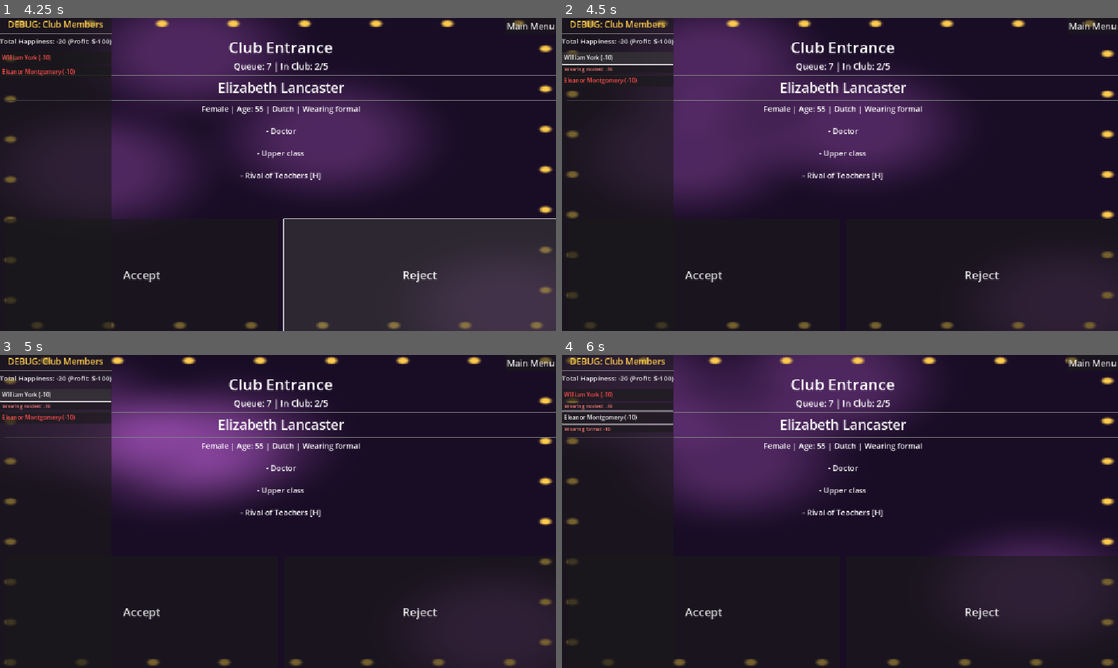
Above: before the commit, frames 1-4 (two rows, left to right).
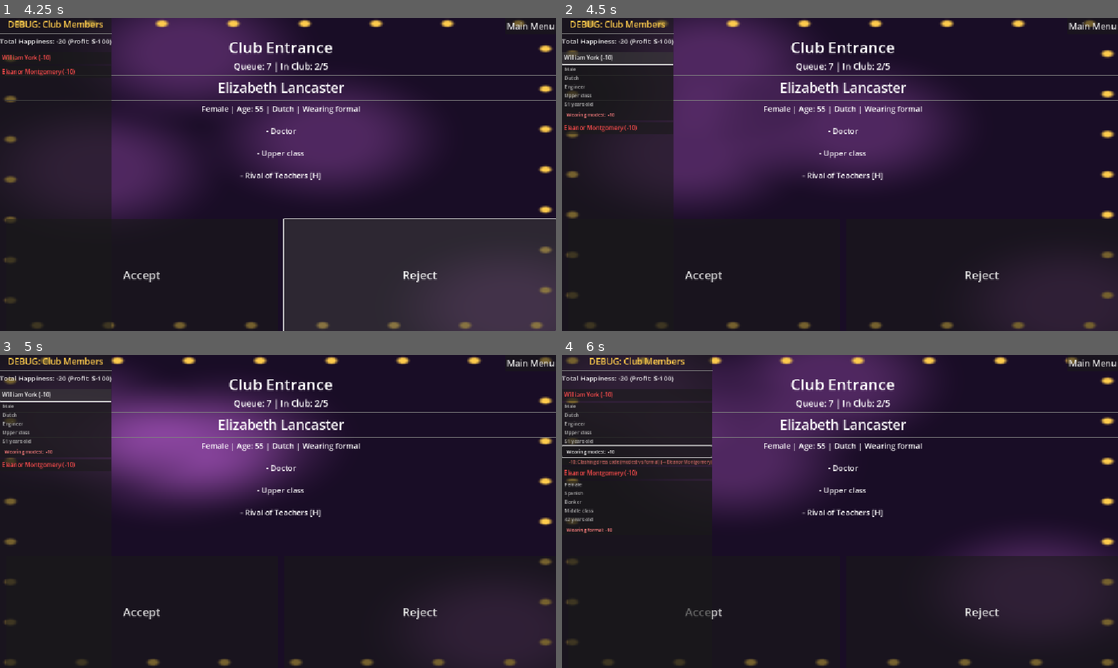
Above: after the commit, the same moments.

Repository: nunu-ai/ggj-2026-unmasked
Game: Godot game, scene res://scenes/main_menu.tscn
Same seed, same stepped clock (60 frames per second), same inputs: the game is played once before the commit and once after it.
Inputs (mouse positions are in pixels of both pictures, inside the frame that each line leads up to):
- Up to frame 1 (4.25 s): click "New Game" at 0.5 s; click "Start Day" at 1.25 s; click "Accept" at 2 s; click "Accept" at 2.75 s; click "Reject" at 3.5 s
- Up to frame 2 (4.5 s): click "William York (-10)" at 4.25 s
- Up to frame 3 (5 s): no input
- Up to frame 4 (6 s): click "Eleanor Montgomery (-10)" at 5 s; click (617, 452) at 5.75 s, where only the run after the commit has a clickable "Wearing modest: -10"

Frame 1 is identical in both runs. In frame 2, 0.6% of the frame differs, in the area x 0-14%, y 15-38%; in frame 3, 0.7%; in frame 4, 5.2%, in the area x 0-28%, y 0-100%.

Commit message:
detailed debugger

Diff:
--- a/scripts/debug_panel.gd
+++ b/scripts/debug_panel.gd
@@ -31,21 +31,25 @@
 		for person in day.in_club:
 			# Calculate individual happiness contribution using the combined trait set
 			var individual_score = 0
-			var trait_scores: Array[Dictionary] = []
+			var trait_data: Array[Dictionary] = []
 
 			for t in person.traits:
 				var score = t.calc_score(combined_trait_set)
+				var explanations = t.explain_score(combined_trait_set, day.in_club)
 				individual_score += score
-				if score != 0:
-					trait_scores.append({"trait": t, "score": score})
+				trait_data.append({
+					"trait": t,
+					"score": score,
+					"explanations": explanations
+				})
 
 			# Create expandable entry for this person
-			var entry = _create_person_debug_entry(person, individual_score, trait_scores)
+			var entry = _create_person_debug_entry(person, individual_score, trait_data)
 			members_list.add_child(entry)
 
 
 ## Creates a clickable debug entry for a person with expandable trait breakdown
-func _create_person_debug_entry(person: Person, total_score: int, trait_scores: Array[Dictionary]) -> Control:
+func _create_person_debug_entry(person: Person, total_score: int, trait_data: Array[Dictionary]) -> Control:
 	var container = VBoxContainer.new()
 
 	# Header button showing person name and total score
@@ -71,27 +75,22 @@
 	var details_vbox = VBoxContainer.new()
 	details_panel.add_child(details_vbox)
 
-	if trait_scores.is_empty():
-		var no_effect_label = Label.new()
-		no_effect_label.text = "  No trait effects"
-		no_effect_label.add_theme_font_size_override("font_size", 10)
-		no_effect_label.add_theme_color_override("font_color", Color(0.7, 0.7, 0.7))
-		details_vbox.add_child(no_effect_label)
+	# Show ALL traits, grouped by whether they affect score
+	if trait_data.is_empty():
+		var no_traits_label = Label.new()
+		no_traits_label.text = "  No traits"
+		no_traits_label.add_theme_font_size_override("font_size", 10)
+		no_traits_label.add_theme_color_override("font_color", Color(0.7, 0.7, 0.7))
+		details_vbox.add_child(no_traits_label)
 	else:
-		for ts in trait_scores:
-			var trait_label = Label.new()
-			var t: Trait = ts["trait"]
-			var score: int = ts["score"]
-			var prefix = "+" if score > 0 else ""
-			trait_label.text = "  %s: %s%d" % [t.description(), prefix, score]
-			trait_label.add_theme_font_size_override("font_size", 10)
+		for td in trait_data:
+			var t: Trait = td["trait"]
+			var score: int = td["score"]
+			var explanations: Array = td["explanations"]
 
-			if score > 0:
-				trait_label.add_theme_color_override("font_color", Color(0.5, 1.0, 0.5))
-			else:
-				trait_label.add_theme_color_override("font_color", Color(1.0, 0.5, 0.5))
-
-			details_vbox.add_child(trait_label)
+			# Create entry for this trait
+			var trait_entry = _create_trait_entry(t, score, explanations)
+			details_vbox.add_child(trait_entry)
 
 	container.add_child(details_panel)
 
@@ -99,3 +98,76 @@
 	header_btn.pressed.connect(func(): details_panel.visible = not details_panel.visible)
 
 	return container
+
+
+## Creates a trait entry, expandable if it has score effects
+func _create_trait_entry(t: Trait, score: int, explanations: Array) -> Control:
+	var has_effect = score != 0
+
+	if not has_effect:
+		# Simple label for traits without score effects
+		var trait_label = Label.new()
+		trait_label.text = "  %s" % t.display_value()
+		trait_label.add_theme_font_size_override("font_size", 10)
+		trait_label.add_theme_color_override("font_color", Color(0.7, 0.7, 0.7))
+		return trait_label
+
+	# Expandable entry for traits with score effects
+	var trait_container = VBoxContainer.new()
+
+	var trait_btn = Button.new()
+	var prefix = "+" if score > 0 else ""
+	trait_btn.text = "  %s: %s%d" % [t.display_value(), prefix, score]
+	trait_btn.alignment = HORIZONTAL_ALIGNMENT_LEFT
+	trait_btn.add_theme_font_size_override("font_size", 10)
+	trait_btn.flat = true
+
+	if score > 0:
+		trait_btn.add_theme_color_override("font_color", Color(0.5, 1.0, 0.5))
+	else:
+		trait_btn.add_theme_color_override("font_color", Color(1.0, 0.5, 0.5))
+
+	trait_container.add_child(trait_btn)
+
+	# Explanation panel (hidden by default)
+	var explain_panel = PanelContainer.new()
+	explain_panel.visible = false
+
+	var explain_vbox = VBoxContainer.new()
+	explain_panel.add_child(explain_vbox)
+
+	if explanations.is_empty():
+		var no_explain_label = Label.new()
+		no_explain_label.text = "      (no details available)"
+		no_explain_label.add_theme_font_size_override("font_size", 9)
+		no_explain_label.add_theme_color_override("font_color", Color(0.6, 0.6, 0.6))
+		explain_vbox.add_child(no_explain_label)
+	else:
+		for expl in explanations:
+			var reason: String = expl["reason"]
+			var expl_score: int = expl["score"]
+			var triggered_by = expl["triggered_by"]  # Person or null
+
+			var explain_label = Label.new()
+			var expl_prefix = "+" if expl_score > 0 else ""
+
+			if triggered_by != null:
+				explain_label.text = "      %s%d: %s (→ %s)" % [expl_prefix, expl_score, reason, triggered_by.name]
+			else:
+				explain_label.text = "      %s%d: %s" % [expl_prefix, expl_score, reason]
+
+			explain_label.add_theme_font_size_override("font_size", 9)
+
+			if expl_score > 0:
+				explain_label.add_theme_color_override("font_color", Color(0.4, 0.8, 0.4))
+			else:
+				explain_label.add_theme_color_override("font_color", Color(0.8, 0.4, 0.4))
+
+			explain_vbox.add_child(explain_label)
+
+	trait_container.add_child(explain_panel)
+
+	# Connect button to toggle explanation visibility
+	trait_btn.pressed.connect(func(): explain_panel.visible = not explain_panel.visible)
+
+	return trait_container
--- a/scripts/engine/trait.gd
+++ b/scripts/engine/trait.gd
@@ -2,6 +2,12 @@
 
 func name():
 	return "Base Trait"
+
+
+## Returns the display value of this trait (e.g., "Male" instead of "Gender")
+## Override in subclasses that have specific values
+func display_value():
+	return description()
 
 
 func tags():
@@ -23,3 +29,17 @@
 
 func calc_score(_trait_set: TraitSet) -> float:
 	return 0.0
+
+
+## Returns detailed breakdown of score with reasons and who triggered it
+## Each entry: { "reason": String, "score": int, "triggered_by": Person or null }
+func explain_score(_trait_set: TraitSet, _all_people: Array[Person]) -> Array[Dictionary]:
+	return []
+
+
+## Helper to find which person owns a specific trait
+func _find_trait_owner(target_trait: Trait, all_people: Array[Person]) -> Person:
+	for person in all_people:
+		if target_trait in person.traits:
+			return person
+	return null
--- a/scripts/engine/traits/class_conscious.gd
+++ b/scripts/engine/traits/class_conscious.gd
@@ -36,3 +36,25 @@
 				score -= 8
 
 	return score
+
+
+func explain_score(trait_set: TraitSet, all_people: Array[Person]) -> Array[Dictionary]:
+	var result: Array[Dictionary] = []
+
+	for t in trait_set.get_traits_by_tag("social_class"):
+		if t is SocialClass:
+			var owner = _find_trait_owner(t, all_people)
+			if t.tier == self.own_class:
+				result.append({
+					"reason": "Fellow %s class - feels at home" % self.own_class,
+					"score": 3,
+					"triggered_by": owner
+				})
+			else:
+				result.append({
+					"reason": "Different class (%s) - uncomfortable" % t.tier,
+					"score": -8,
+					"triggered_by": owner
+				})
+
+	return result
--- a/scripts/engine/traits/dislike_hobby.gd
+++ b/scripts/engine/traits/dislike_hobby.gd
@@ -31,3 +31,19 @@
 				return -10
 
 	return 0
+
+
+func explain_score(trait_set: TraitSet, all_people: Array[Person]) -> Array[Dictionary]:
+	var result: Array[Dictionary] = []
+
+	for t in trait_set.get_traits_by_tag("hobby"):
+		if t is Hobby and self.dislike_hobby == t.kind:
+			var owner = _find_trait_owner(t, all_people)
+			result.append({
+				"reason": "Annoyed by %s enthusiast" % self.dislike_hobby,
+				"score": -10,
+				"triggered_by": owner
+			})
+			break  # Only one match counts
+
+	return result
--- a/scripts/engine/traits/dislike_profession.gd
+++ b/scripts/engine/traits/dislike_profession.gd
@@ -27,8 +27,23 @@
 func calc_score(trait_set: TraitSet):
 	for t in trait_set.get_traits_by_tag("profession"):
 		if t is Profession and t != self:
-			print("Dislike Profession: ", self.dislike_profession, " == ", t.kind)
 			if self.dislike_profession == t.kind:
 				return -10
 
 	return 0
+
+
+func explain_score(trait_set: TraitSet, all_people: Array[Person]) -> Array[Dictionary]:
+	var result: Array[Dictionary] = []
+
+	for t in trait_set.get_traits_by_tag("profession"):
+		if t is Profession and self.dislike_profession == t.kind:
+			var owner = _find_trait_owner(t, all_people)
+			result.append({
+				"reason": "Unhappy to see a %s" % self.dislike_profession,
+				"score": -10,
+				"triggered_by": owner
+			})
+			break  # Only one match counts
+
+	return result
--- a/scripts/engine/traits/dresscode.gd
+++ b/scripts/engine/traits/dresscode.gd
@@ -20,6 +20,10 @@
 	return ["dresscode"]
 
 
+func can_affect_happiness() -> bool:
+	return true
+
+
 func calc_score(trait_set: TraitSet):
 	var score = 0
 	for t in trait_set.get_traits_by_tag("dresscode"):
@@ -30,3 +34,25 @@
 				score -= 10
 
 	return score
+
+
+func explain_score(trait_set: TraitSet, all_people: Array[Person]) -> Array[Dictionary]:
+	var result: Array[Dictionary] = []
+
+	for t in trait_set.get_traits_by_tag("dresscode"):
+		if t is DressCode and t != self:
+			var owner = _find_trait_owner(t, all_people)
+			if t.theme == self.theme:
+				result.append({
+					"reason": "Matching %s attire" % self.theme,
+					"score": 1,
+					"triggered_by": owner
+				})
+			else:
+				result.append({
+					"reason": "Clashing dress code (%s vs %s)" % [self.theme, t.theme],
+					"score": -10,
+					"triggered_by": owner
+				})
+
+	return result
--- a/scripts/engine/traits/extrovert.gd
+++ b/scripts/engine/traits/extrovert.gd
@@ -30,3 +30,29 @@
 		return 2  # Medium group bonus
 	else:
 		return (person_count - 4) * 2 + 2  # Bonus for larger groups
+
+
+func explain_score(trait_set: TraitSet, _all_people: Array[Person]) -> Array[Dictionary]:
+	var result: Array[Dictionary] = []
+	var person_count = trait_set.get_traits_by_tag("age").size()
+
+	if person_count <= 2:
+		result.append({
+			"reason": "Small group (%d people) - wants more company" % person_count,
+			"score": -3,
+			"triggered_by": null
+		})
+	elif person_count <= 4:
+		result.append({
+			"reason": "Medium group (%d people) - enjoying the party" % person_count,
+			"score": 2,
+			"triggered_by": null
+		})
+	else:
+		result.append({
+			"reason": "Large group (%d people) - thriving!" % person_count,
+			"score": (person_count - 4) * 2 + 2,
+			"triggered_by": null
+		})
+
+	return result
--- a/scripts/engine/traits/gossip.gd
+++ b/scripts/engine/traits/gossip.gd
@@ -33,3 +33,27 @@
 		score -= 3  # Penalty if no one to gossip with
 
 	return score
+
+
+func explain_score(trait_set: TraitSet, all_people: Array[Person]) -> Array[Dictionary]:
+	var result: Array[Dictionary] = []
+	var found_gossip = false
+
+	for t in trait_set.get_traits_by_tag("gossip"):
+		if t is Gossip and t != self:
+			found_gossip = true
+			var owner = _find_trait_owner(t, all_people)
+			result.append({
+				"reason": "Found a fellow gossip!",
+				"score": 5,
+				"triggered_by": owner
+			})
+
+	if not found_gossip:
+		result.append({
+			"reason": "No one to gossip with...",
+			"score": -3,
+			"triggered_by": null
+		})
+
+	return result
--- a/scripts/engine/traits/introvert.gd
+++ b/scripts/engine/traits/introvert.gd
@@ -31,3 +31,23 @@
 		return 0  # Neutral
 	else:
 		return -(person_count - 4) * 3  # Penalty for larger groups
+
+
+func explain_score(trait_set: TraitSet, _all_people: Array[Person]) -> Array[Dictionary]:
+	var result: Array[Dictionary] = []
+	var person_count = trait_set.get_traits_by_tag("age").size()
+
+	if person_count <= 2:
+		result.append({
+			"reason": "Small group (%d people) - feels comfortable" % person_count,
+			"score": 3,
+			"triggered_by": null
+		})
+	elif person_count > 4:
+		result.append({
+			"reason": "Large group (%d people) - feeling overwhelmed" % person_count,
+			"score": -(person_count - 4) * 3,
+			"triggered_by": null
+		})
+
+	return result
--- a/scripts/engine/traits/like_hobby.gd
+++ b/scripts/engine/traits/like_hobby.gd
@@ -31,3 +31,19 @@
 				return 5
 
 	return 0
+
+
+func explain_score(trait_set: TraitSet, all_people: Array[Person]) -> Array[Dictionary]:
+	var result: Array[Dictionary] = []
+
+	for t in trait_set.get_traits_by_tag("hobby"):
+		if t is Hobby and self.like_hobby == t.kind:
+			var owner = _find_trait_owner(t, all_people)
+			result.append({
+				"reason": "Found a %s enthusiast" % self.like_hobby,
+				"score": 5,
+				"triggered_by": owner
+			})
+			break  # Only one match counts
+
+	return result
--- a/scripts/engine/traits/like_profession.gd
+++ b/scripts/engine/traits/like_profession.gd
@@ -31,3 +31,19 @@
 				return 5
 
 	return 0
+
+
+func explain_score(trait_set: TraitSet, all_people: Array[Person]) -> Array[Dictionary]:
+	var result: Array[Dictionary] = []
+
+	for t in trait_set.get_traits_by_tag("profession"):
+		if t is Profession and self.like_profession == t.kind:
+			var owner = _find_trait_owner(t, all_people)
+			result.append({
+				"reason": "Happy to meet a %s" % self.like_profession,
+				"score": 5,
+				"triggered_by": owner
+			})
+			break  # Only one match counts
+
+	return result
--- a/scripts/engine/traits/prefers_elderly.gd
+++ b/scripts/engine/traits/prefers_elderly.gd
@@ -27,5 +27,19 @@
 			if t.age >= 50:
 				score += 5
 
+	return score
 
-	return score
+
+func explain_score(trait_set: TraitSet, all_people: Array[Person]) -> Array[Dictionary]:
+	var result: Array[Dictionary] = []
+
+	for t in trait_set.get_traits_by_tag("age"):
+		if t is Age and t.age >= 50:
+			var owner = _find_trait_owner(t, all_people)
+			result.append({
+				"reason": "Appreciates mature company (age %d)" % t.age,
+				"score": 5,
+				"triggered_by": owner
+			})
+
+	return result
--- a/scripts/engine/traits/prefers_young.gd
+++ b/scripts/engine/traits/prefers_young.gd
@@ -28,3 +28,18 @@
 				score += 5
 
 	return score
+
+
+func explain_score(trait_set: TraitSet, all_people: Array[Person]) -> Array[Dictionary]:
+	var result: Array[Dictionary] = []
+
+	for t in trait_set.get_traits_by_tag("age"):
+		if t is Age and t.age < 30:
+			var owner = _find_trait_owner(t, all_people)
+			result.append({
+				"reason": "Enjoys young company (age %d)" % t.age,
+				"score": 5,
+				"triggered_by": owner
+			})
+
+	return result
--- a/scripts/engine/traits/rival.gd
+++ b/scripts/engine/traits/rival.gd
@@ -35,3 +35,18 @@
 				score -= 20  # Intense rivalry penalty
 
 	return score
+
+
+func explain_score(trait_set: TraitSet, all_people: Array[Person]) -> Array[Dictionary]:
+	var result: Array[Dictionary] = []
+
+	for t in trait_set.get_traits_by_tag("profession"):
+		if t is Profession and self.rival_profession == t.kind:
+			var owner = _find_trait_owner(t, all_people)
+			result.append({
+				"reason": "Bitter rivalry with %s!" % self.rival_profession,
+				"score": -20,
+				"triggered_by": owner
+			})
+
+	return result
--- a/scripts/engine/traits/snob.gd
+++ b/scripts/engine/traits/snob.gd
@@ -30,3 +30,25 @@
 				score -= 5
 
 	return score
+
+
+func explain_score(trait_set: TraitSet, all_people: Array[Person]) -> Array[Dictionary]:
+	var result: Array[Dictionary] = []
+
+	for t in trait_set.get_traits_by_tag("social_class"):
+		if t is SocialClass:
+			var owner = _find_trait_owner(t, all_people)
+			if t.tier == "lower":
+				result.append({
+					"reason": "Disgusted by lower class",
+					"score": -15,
+					"triggered_by": owner
+				})
+			elif t.tier == "middle":
+				result.append({
+					"reason": "Looks down on middle class",
+					"score": -5,
+					"triggered_by": owner
+				})
+
+	return result
--- a/scripts/engine/traits/xenophobe.gd
+++ b/scripts/engine/traits/xenophobe.gd
@@ -34,3 +34,18 @@
 				score -= 10
 
 	return score
+
+
+func explain_score(trait_set: TraitSet, all_people: Array[Person]) -> Array[Dictionary]:
+	var result: Array[Dictionary] = []
+
+	for t in trait_set.get_traits_by_tag("nationality"):
+		if t is Nationality and t.country != self.own_nationality:
+			var owner = _find_trait_owner(t, all_people)
+			result.append({
+				"reason": "Dislikes foreigner (%s)" % t.country,
+				"score": -10,
+				"triggered_by": owner
+			})
+
+	return result
